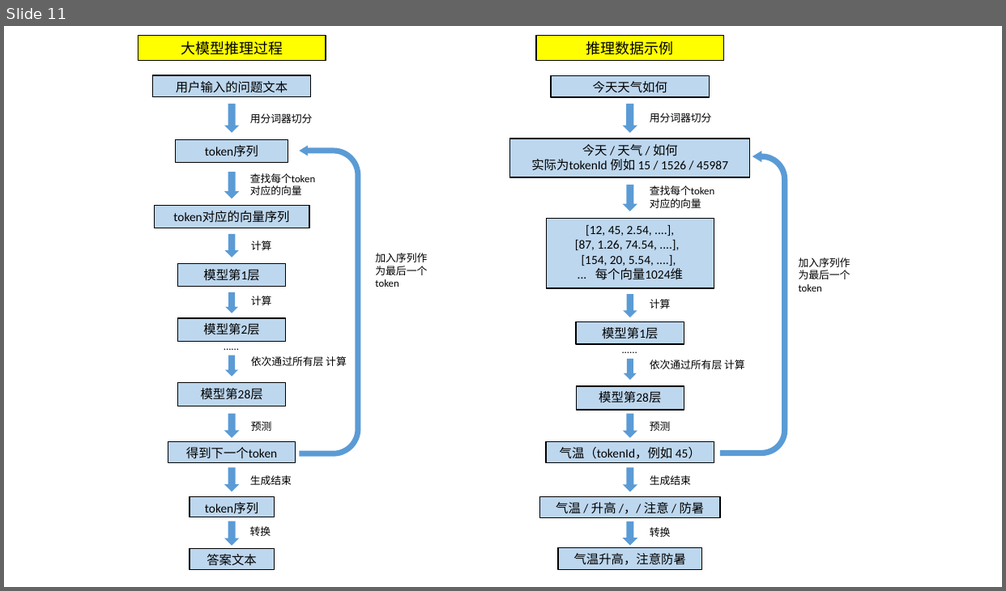
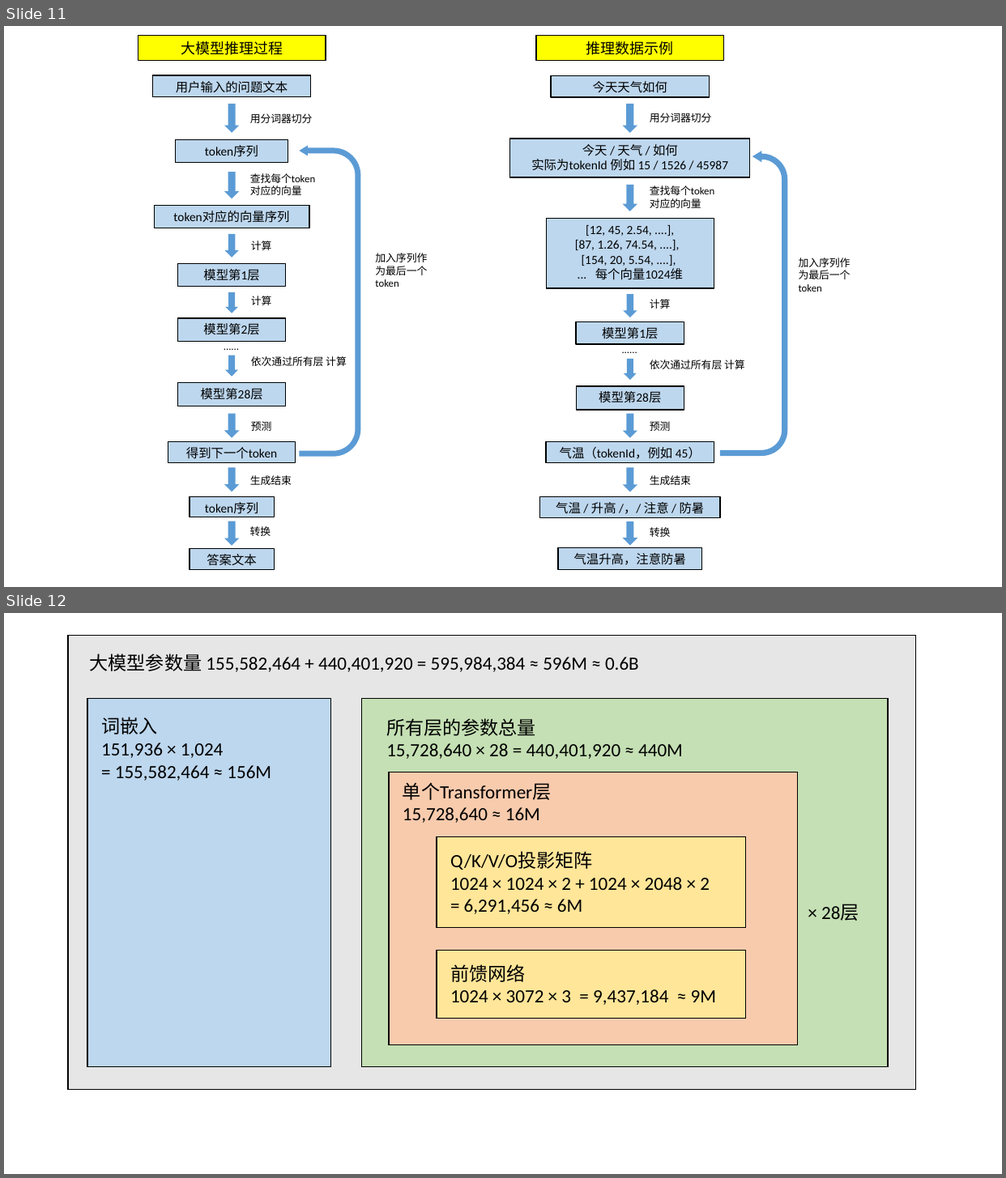
Before and after one commit to jzplp/jzplp.github.io, a slide deck: raws/画图.pptx. Shown one above the other, each under a label of ours: slide 11 before the commit, slides 11 and 12 after it. The pictures are 1006x591 and 1006x1178 pixels, drawn with LibreOffice and Linux fonts; fonts in the diff are those of the drawing. Boxes give left, top, right and bottom in pixels: in the first picture for what was removed or moved away, otherwise in the second. Text is boxed around its words. In the diff, an @@ line names an element or a change of style, - is before the commit and + after.

```diff
--- a/raws/画图.pptx
+++ b/raws/画图.pptx
@@ slide 12 added at [4, 613, 1002, 1174], background #FFFFFF @@
@@ rectangle added at [68, 636, 916, 1090], fill #E7E6E6, outline #000000 1 pt @@
@@ text added at [90, 653, 639, 672], 18 pt, text #000000 @@
+大模型参数量 155,582,464 + 440,401,920 = 595,984,384 ≈ 596M ≈ 0.6B
@@ rectangle added at [87, 698, 330, 1067], fill #BDD7EE, outline #000000 1 pt @@
@@ rectangle added at [362, 698, 889, 1067], fill #C5E0B4, outline #000000 1 pt @@
@@ text added at [101, 717, 271, 781], 18 pt, text #000000 @@
+词嵌入
+151,936 × 1,024
+= 155,582,464 ≈ 156M
@@ text added at [386, 718, 683, 759], 18 pt, text #000000 @@
+所有层的参数总量
+15,728,640 × 28 = 440,401,920 ≈ 440M
@@ group added at [389, 773, 859, 1045]: 4 texts, 3 rectangles @@
+单个Transformer层
+15,728,640 ≈ 16M
+Q/K/V/O投影矩阵
+1024 × 1024 × 2 + 1024 × 2048 × 2
+= 6,291,456 ≈ 6M
+前馈网络
+1024 × 3072 × 3 = 9,437,184 ≈ 9M
+× 28层
```
Also in this commit, not shown: 2 other files.
